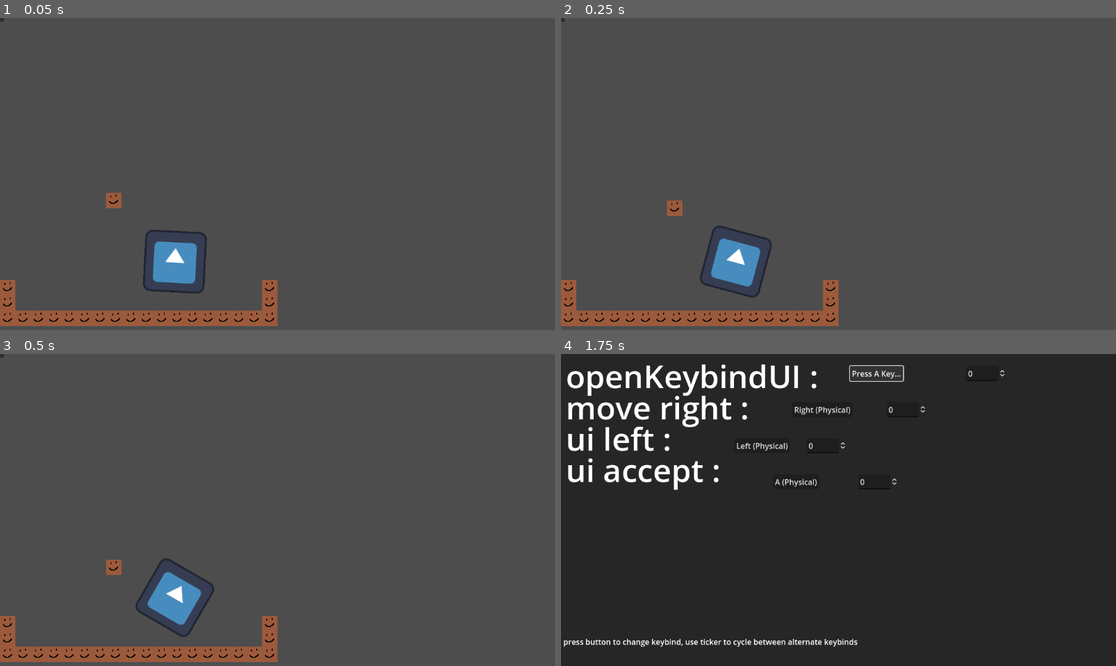
Above: before the commit, frames 1-4 (two rows, left to right).
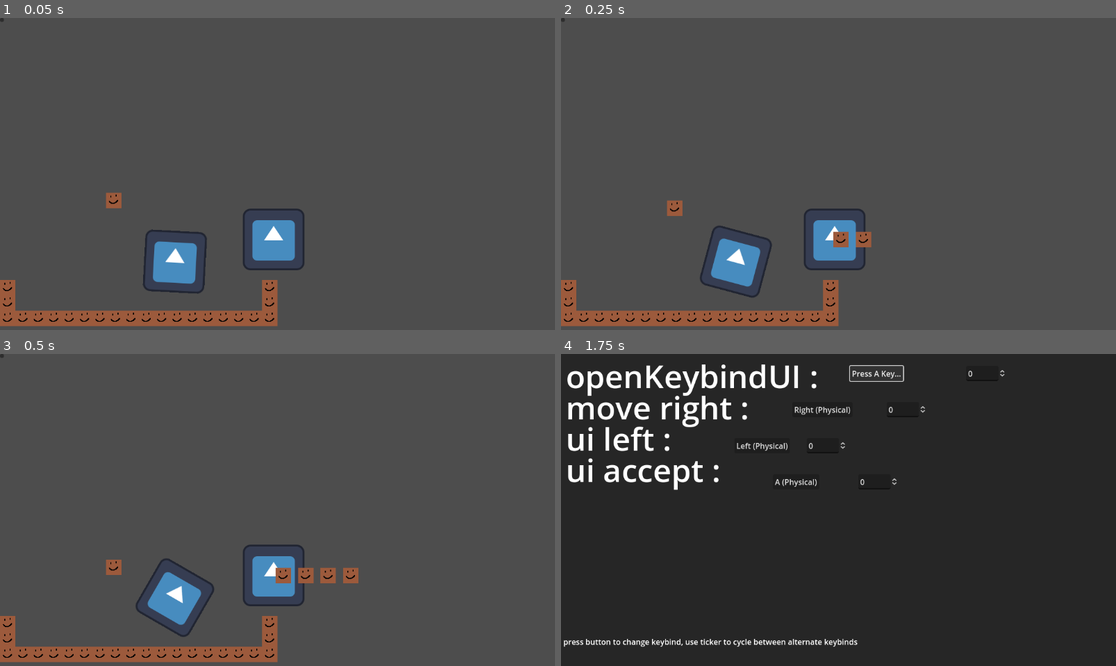
Above: after the commit, the same moments.

Repository: kaitaobenson/Dunebound
Game: Godot game, scene res://Scenes/Main.tscn
The game is run twice, just before and just after one commit, with the same random seed, the same clock (stepped at 60 frames per second) and the same inputs. The engine's default icon, where the game draws it, is replaced by a stand-in: a white triangle on a blue panel in a dark square.
Inputs:
- Up to frame 1 (0.05 s): no input
- Up to frame 2 (0.25 s): no input
- Up to frame 3 (0.5 s): no input
- Up to frame 4 (1.75 s): hold Right (move-right) 0.53-1.25 s; tap = (openKeybindUI) at 0.6 s; tap A (ui_accept) at 0.77 s; click "Equal (Physical)" at 1.25 s

The runs differ from the first frame. In frame 1, 1.3% of the frame differs, in the area x 43-55%, y 61-81%; in frame 2, 1.4%; in frame 3, 1.7%, in the area x 43-65%, y 61-81%; in frame 4, nothing differs.

Commit message:
harder better faster bullet bullet

Diff:
--- a/KaiTest3/Scenes/Main.tscn
+++ b/KaiTest3/Scenes/Main.tscn
@@ -7,6 +7,7 @@
 [ext_resource type="Script" path="res://Scripts/keybindUIOpenerTest.gd" id="5_grjk8"]
 [ext_resource type="Script" path="res://Scripts/UIgenerator.gd" id="6_bt4hm"]
 [ext_resource type="Script" path="res://Scripts/keybindUIButtonHandler.gd" id="7_oiap5"]
+[ext_resource type="PackedScene" uid="uid://0y2i0juhrmv2" path="res://fast_linear_gun.tscn" id="8_f5681"]
 
 [sub_resource type="TileSetAtlasSource" id="TileSetAtlasSource_jd2el"]
 texture = ExtResource("1_mpd0d")
@@ -83,3 +84,7 @@
 offset_bottom = 8.0
 script = ExtResource("7_oiap5")
 metadata/action = &""
+
+[node name="fastLinearGun" parent="." instance=ExtResource("8_f5681")]
+position = Vector2(568, 460)
+metadata/shotSpeed = 0.05
--- /dev/null
+++ b/KaiTest3/fastLinearGunHandler.gd
@@ -0,0 +1,36 @@
+extends Node2D
+@onready var masterBullet = get_node("masterBullet")
+@onready var timePerShotIncrementer:float
+@onready var shotsFired:int
+@onready var reloadTimeCounter:float
+@onready var currentScene
+#all time based gun metadata in seconds
+func fireBullet():
+	print("ass")
+	var bulletClone = masterBullet.duplicate(15)
+	bulletClone.visible = true
+	currentScene.add_child(bulletClone)
+	bulletClone.position = self.position
+	bulletClone.fire(self.rotation,get_meta("Damage"),get_meta("bulletSpeed"))
+# Called when the node enters the scene tree for the first time.
+func _ready():
+	currentScene = get_tree().get_current_scene()
+func _physics_process(delta):
+	print("ahhhhhhhh godot code make me insane")
+	print(timePerShotIncrementer)
+	print(timePerShotIncrementer>=self.get_meta("shotSpeed"))
+	timePerShotIncrementer += delta/2
+	if(shotsFired>=self.get_meta("clipSize")):
+		print("shit")
+		if(shotsFired==self.get_meta("clipSize")):
+			reloadTimeCounter = 0
+			shotsFired += 1
+		reloadTimeCounter += delta
+		if(reloadTimeCounter<self.get_meta("reloadTime")):
+			return
+		shotsFired = 0
+	elif(timePerShotIncrementer>=self.get_meta("shotSpeed")):
+		for x in self.get_meta("shotSpeed")/timePerShotIncrementer:
+			fireBullet()
+		shotsFired += 1
+		timePerShotIncrementer = 0
--- /dev/null
+++ b/KaiTest3/fast_linear_gun.tscn
@@ -0,0 +1,34 @@
+[gd_scene load_steps=6 format=3 uid="uid://0y2i0juhrmv2"]
+
+[ext_resource type="Script" path="res://fastLinearGunHandler.gd" id="1_stg35"]
+[ext_resource type="Script" path="res://Scripts/bulletHandler.gd" id="2_4my08"]
+[ext_resource type="Texture2D" uid="uid://bv056h1kioqs5" path="res://Assets/Textures/pixil-frame-0.png" id="3_n1wi5"]
+[ext_resource type="Texture2D" uid="uid://b8iouluube11q" path="res://Assets/Textures/icon.svg" id="4_g8iqx"]
+
+[sub_resource type="RectangleShape2D" id="RectangleShape2D_2lj77"]
+size = Vector2(29, 30)
+
+[node name="fastLinearGun" type="CharacterBody2D"]
+position = Vector2(393, 193)
+script = ExtResource("1_stg35")
+metadata/Damage = 0
+metadata/reloadSpeed = 0
+metadata/clipSize = 10
+metadata/reloadTime = 0
+metadata/bulletSpeed = 400
+metadata/shotSpeed = 1.0
+
+[node name="masterBullet" type="CharacterBody2D" parent="."]
+visible = false
+script = ExtResource("2_4my08")
+
+[node name="hitbox" type="CollisionShape2D" parent="masterBullet"]
+position = Vector2(-1.5, 1)
+shape = SubResource("RectangleShape2D_2lj77")
+disabled = true
+
+[node name="sprite2D" type="Sprite2D" parent="masterBullet"]
+texture = ExtResource("3_n1wi5")
+
+[node name="Sprite2D" type="Sprite2D" parent="."]
+texture = ExtResource("4_g8iqx")
Not shown: 1 places in KaiTest3/Scenes/Main.tscn that only renumber resources
